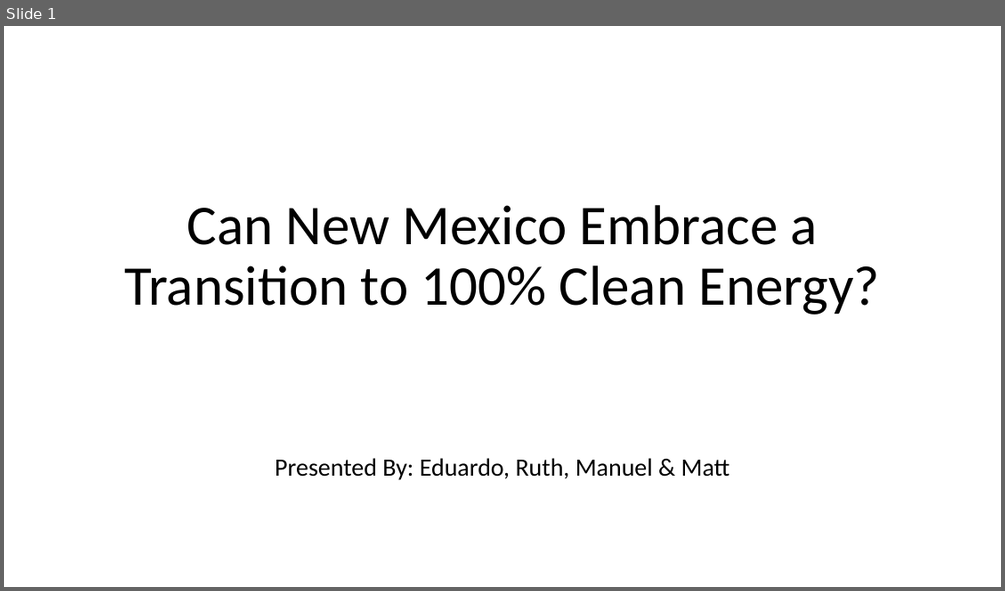
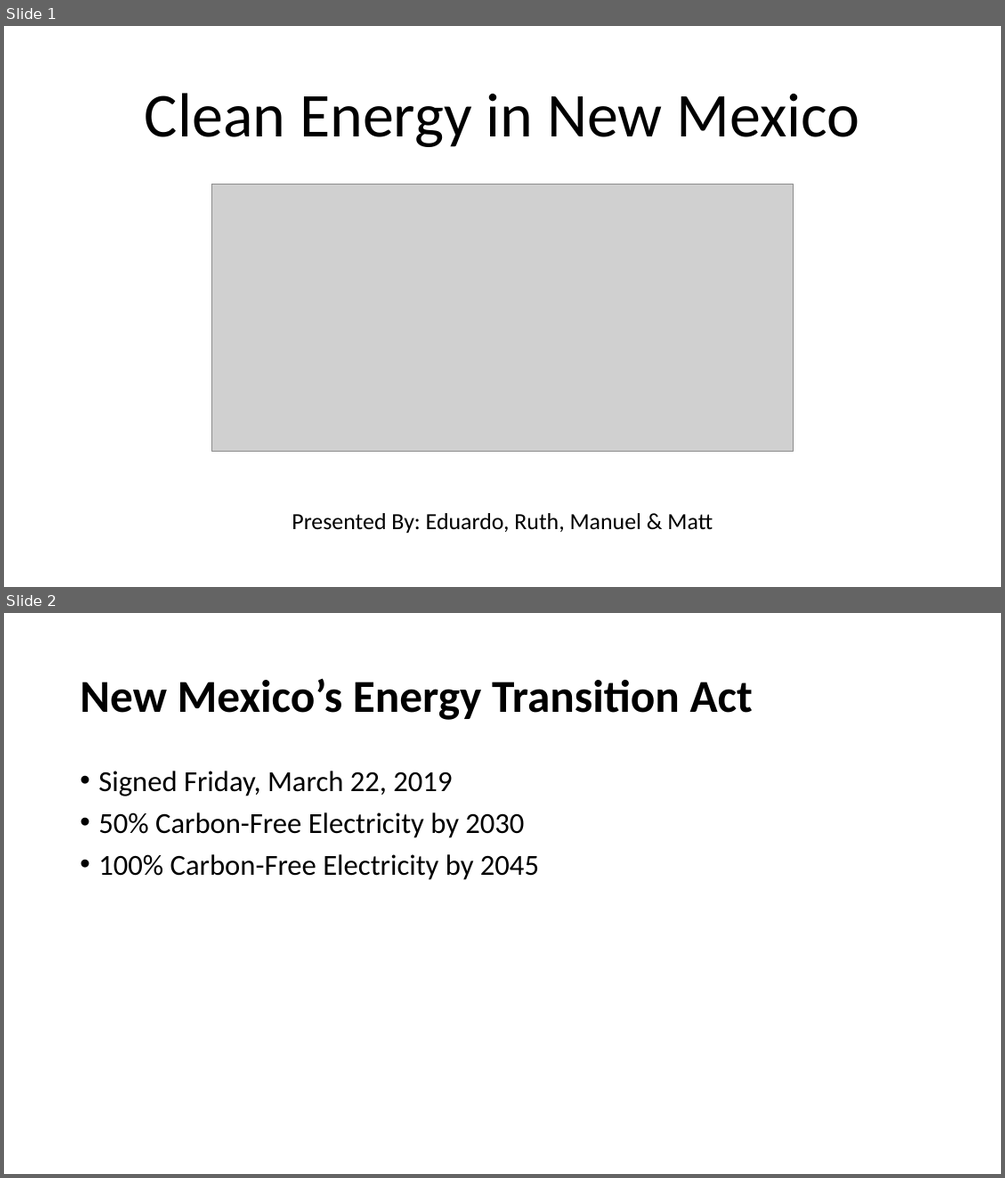
Before and after one commit to MTRaley52/Project_1, a slide deck: PowerPoint_Project1.pptx. Shown one above the other, each under a label of ours: slide 1 before the commit, slides 1 and 2 after it. The pictures are 1005x591 and 1005x1178 pixels, drawn with LibreOffice and Linux fonts; fonts in the diff are those of the drawing; grey boxes stand for pictures. Boxes give left, top, right and bottom in pixels: in the first picture for what was removed or moved away, otherwise in the second. Text is boxed around its words. In the diff, an @@ line names an element or a change of style, - is before the commit and + after.

```diff
--- a/PowerPoint_Project1.pptx
+++ b/PowerPoint_Project1.pptx
@@ slide 2 added at (4, 613, 1001, 1174), background #FFFFFF @@
@@ title added at (80, 678, 752, 720), 44 pt, text #000000, bold @@
+New Mexico’s Energy Transition Act
@@ text added at (98, 771, 539, 880), 28 pt, text #000000 @@
+• Signed Friday, March 22, 2019
+• 50% Carbon-Free Electricity by 2030
+• 100% Carbon-Free Electricity by 2045
@@ slide 1 changed as well @@
@@ title at (145, 93, 860, 147): text changed; size 54 to 60 pt @@
-Can New Mexico Embrace a Transition to 100% Clean Energy?
+Clean Energy in New Mexico
@@ picture added at (212, 184, 793, 451) @@
@@ subtitle "Presented By: Eduardo, Ruth, Manuel ...": place and size @@
-subtitle "Presented By: Eduardo, Ruth, Manuel ..." at (275, 458, 730, 480)
+subtitle "Presented By: Eduardo, Ruth, Manuel ..." at (291, 513, 712, 533)
@@ subtitle "Presented By: Eduardo, Ruth, Manuel ..." at (291, 513, 712, 533): size 24 to 22.2 pt @@
```
Also in this commit, not shown: 3 other slides added.
